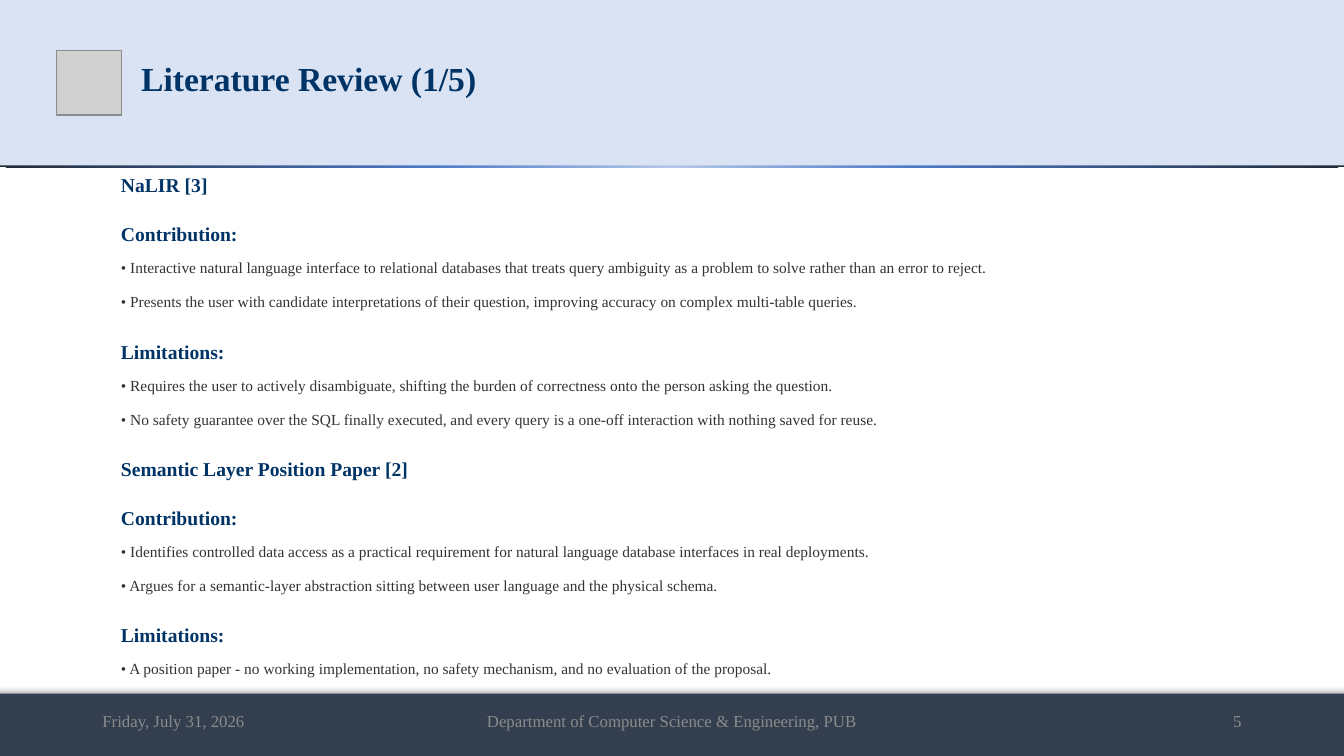
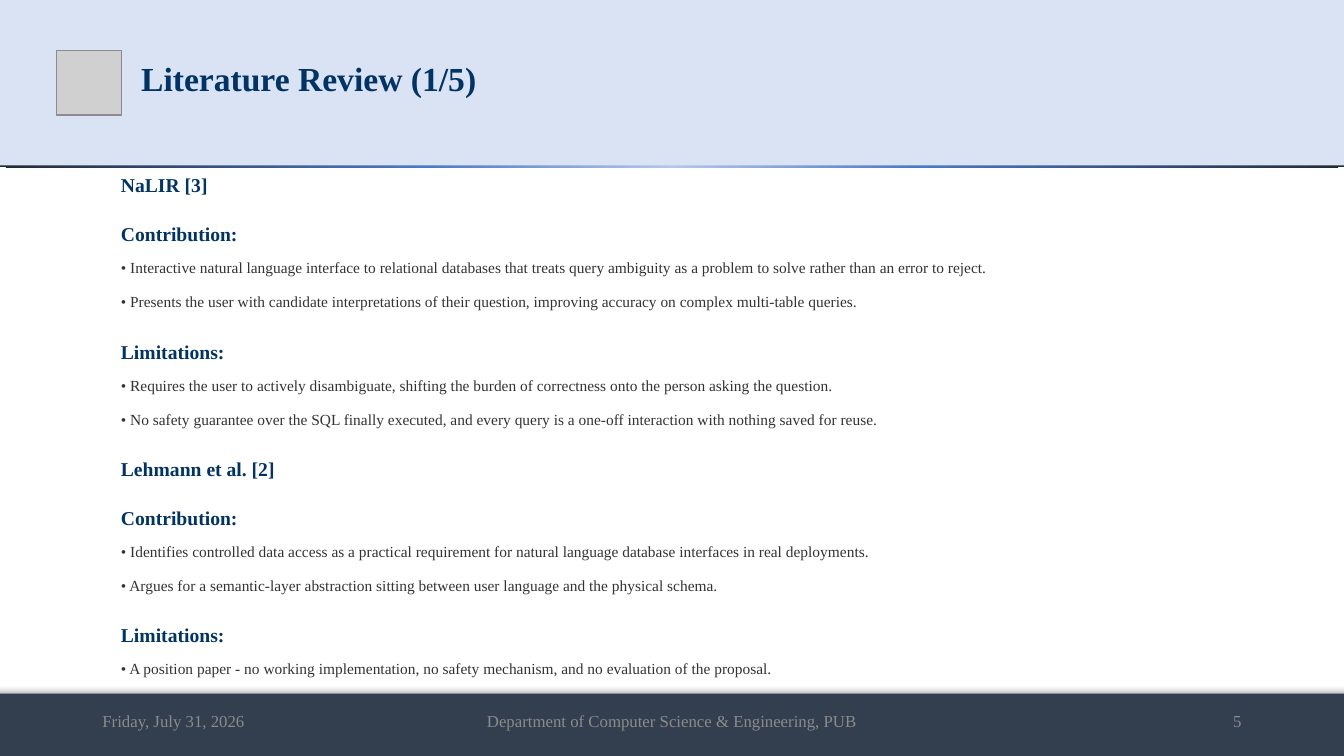
Before and after one commit to md-riaz/AEGIS-Research, a slide deck: slide 5 of docs/scripts/Md_Riaz_Mid_Defense_Final_0322310105101024.pptx. Drawn at 1344x756 pixels with LibreOffice and Linux fonts; fonts in the diff are those of the drawing; grey boxes stand for pictures. Boxes give left, top, right and bottom in pixels: in the first picture for what was removed or moved away, otherwise in the second. Text is boxed around its words. In the diff, an @@ line names an element or a change of style, - is before the commit and + after.

```diff
--- a/docs/scripts/Md_Riaz_Mid_Defense_Final_0322310105101024.pptx
+++ b/docs/scripts/Md_Riaz_Mid_Defense_Final_0322310105101024.pptx
@@ text at (121,462,275,479): text changed @@
-Semantic Layer Position Paper [2]
+Lehmann et al. [2]
```
Also in this commit, not shown: 2 other slides changed, 1 other file.
